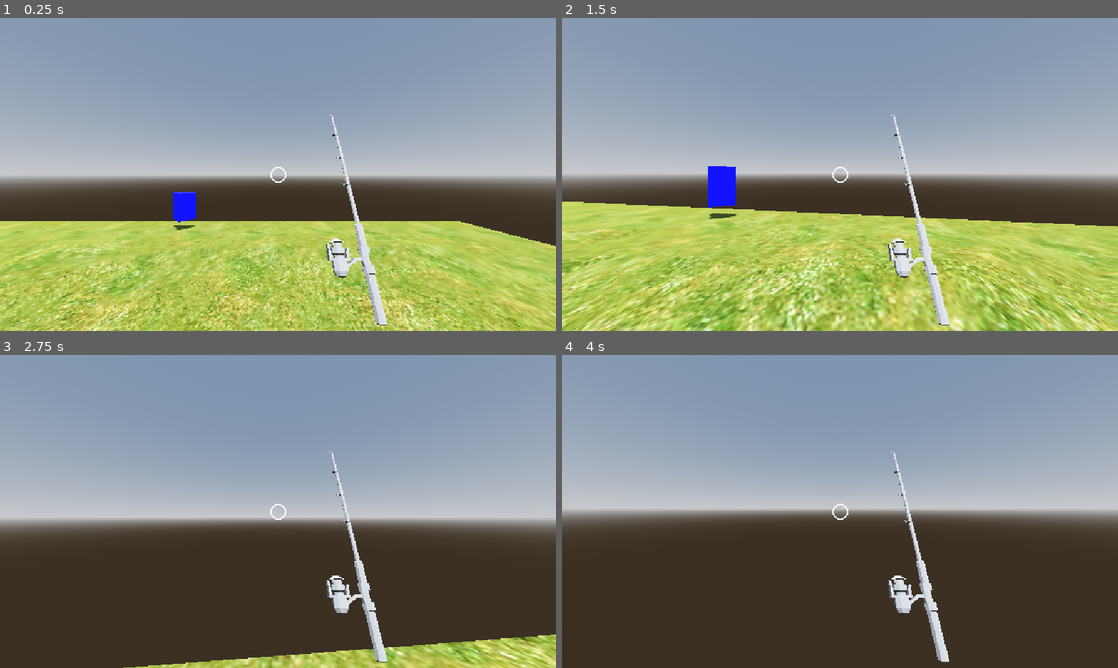
Above: before the commit, frames 1-4 (two rows, left to right).
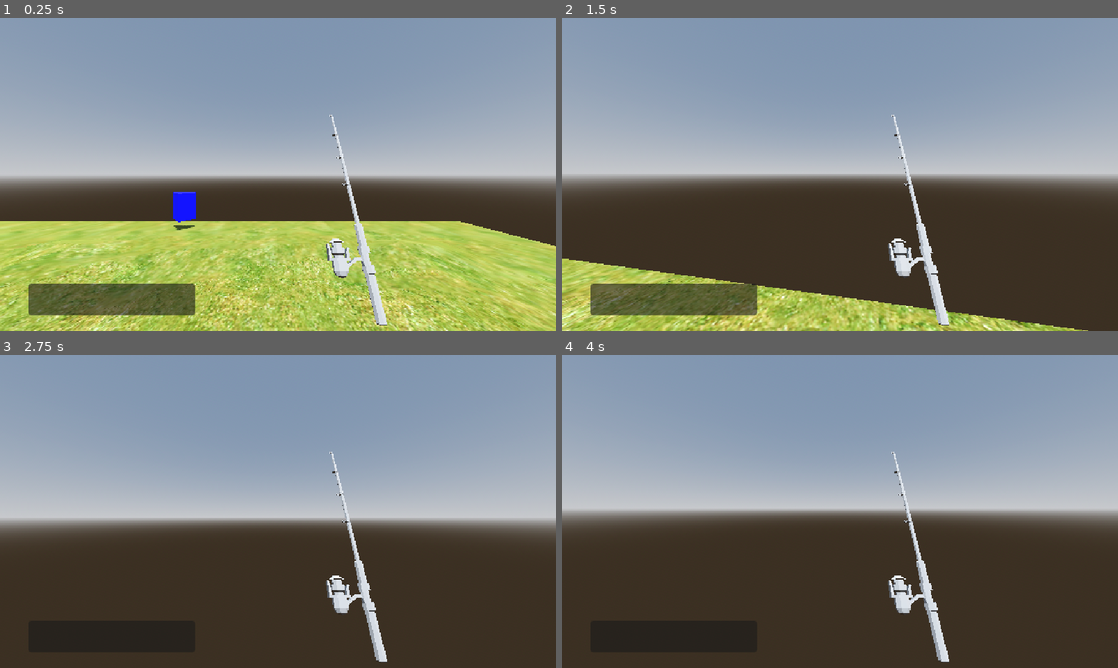
Above: after the commit, the same moments.

Repository: Spacebear9/fishing-project
Game: Godot game, scene res://scenes/script_test.tscn
The game is run twice, just before and just after one commit, with the same random seed, the same clock (stepped at 60 frames per second) and the same inputs.
Inputs (mouse positions are in pixels of both pictures, inside the frame that each line leads up to):
- Up to frame 1 (0.25 s): no input
- Up to frame 2 (1.5 s): move the mouse to (867, 174) at 0.52 s; hold W (movement_forward) from 0.53 s (still down); tap Space (movement_jump) at 0.6, 0.77, 1.07 s; move the mouse to (812, 174) at 1.27 s; click (812, 174) at 1.35 s
- Up to frame 3 (2.75 s): keep holding W (movement_forward); tap Space (movement_jump) at 1.52, 1.55, 1.82, 2.1 s; move the mouse to (289, 505) at 2.02 s
- Up to frame 4 (4 s): keep holding W (movement_forward); move the mouse to (834, 517) at 2.77 s; click (834, 517) at 2.85 s; tap Space (movement_jump) at 3.02, 3.05, 3.32, 3.6, 3.77 s; tap Enter at 3.5 s; move the mouse to (878, 514) at 3.52 s

The runs differ from the first frame. In frame 1, 3.1% of the frame differs, in the area x 5-52%, y 47-96%; in frame 2, 34%, in the area x 0-100%, y 47-100%; in frame 3, 4.1%; in frame 4, less than 0.1%.
Error in both runs: Attempt to call function 'get_node' in base 'null instance' on a null instance. (res://scenes/rod/rod.gd:21)

Commit message:
hotbar ui started
added a ui for the hotbar and can now select with number keys

Diff:
--- /dev/null
+++ b/misc scripts/inventory_item.gd
@@ -0,0 +1,2 @@
+extends MeshInstance3D
+class_name InventoryItem
--- a/project.godot
+++ b/project.godot
@@ -73,6 +73,36 @@
 "events": [Object(InputEventMouseButton,"resource_local_to_scene":false,"resource_name":"","device":-1,"window_id":0,"a …(259 unchanged characters)…
 ]
 }
+inventory_1={
+"deadzone": 0.5,
+"events": [Object(InputEventKey,"resource_local_to_scene":false,"resource_name":"","device":-1,"window_id":0,"alt_pressed":false,"shift_pressed":false,"ctrl_pressed":false,"meta_pressed":false,"pressed":false,"keycode":0,"physical_keycode":49,"key_label":0,"unicode":49,"echo":false,"script":null)
+, Object(InputEventKey,"resource_local_to_scene":false,"resource_name":"","device":-1,"window_id":0,"alt_pressed":false,"shift_pressed":false,"ctrl_pressed":false,"meta_pressed":false,"pressed":false,"keycode":0,"physical_keycode":4194439,"key_label":0,"unicode":0,"echo":false,"script":null)
+]
+}
+inventory_2={
+"deadzone": 0.5,
+"events": [Object(InputEventKey,"resource_local_to_scene":false,"resource_name":"","device":-1,"window_id":0,"alt_pressed":false,"shift_pressed":false,"ctrl_pressed":false,"meta_pressed":false,"pressed":false,"keycode":0,"physical_keycode":50,"key_label":0,"unicode":50,"echo":false,"script":null)
+, Object(InputEventKey,"resource_local_to_scene":false,"resource_name":"","device":-1,"window_id":0,"alt_pressed":false,"shift_pressed":false,"ctrl_pressed":false,"meta_pressed":false,"pressed":false,"keycode":0,"physical_keycode":4194440,"key_label":0,"unicode":50,"echo":false,"script":null)
+]
+}
+inventory_3={
+"deadzone": 0.5,
+"events": [Object(InputEventKey,"resource_local_to_scene":false,"resource_name":"","device":-1,"window_id":0,"alt_pressed":false,"shift_pressed":false,"ctrl_pressed":false,"meta_pressed":false,"pressed":false,"keycode":0,"physical_keycode":51,"key_label":0,"unicode":51,"echo":false,"script":null)
+, Object(InputEventKey,"resource_local_to_scene":false,"resource_name":"","device":-1,"window_id":0,"alt_pressed":false,"shift_pressed":false,"ctrl_pressed":false,"meta_pressed":false,"pressed":false,"keycode":0,"physical_keycode":4194441,"key_label":0,"unicode":51,"echo":false,"script":null)
+]
+}
+inventory_4={
+"deadzone": 0.5,
+"events": [Object(InputEventKey,"resource_local_to_scene":false,"resource_name":"","device":-1,"window_id":0,"alt_pressed":false,"shift_pressed":false,"ctrl_pressed":false,"meta_pressed":false,"pressed":false,"keycode":0,"physical_keycode":52,"key_label":0,"unicode":52,"echo":false,"script":null)
+, Object(InputEventKey,"resource_local_to_scene":false,"resource_name":"","device":-1,"window_id":0,"alt_pressed":false,"shift_pressed":false,"ctrl_pressed":false,"meta_pressed":false,"pressed":false,"keycode":0,"physical_keycode":4194442,"key_label":0,"unicode":52,"echo":false,"script":null)
+]
+}
+inventory_5={
+"deadzone": 0.5,
+"events": [Object(InputEventKey,"resource_local_to_scene":false,"resource_name":"","device":-1,"window_id":0,"alt_pressed":false,"shift_pressed":false,"ctrl_pressed":false,"meta_pressed":false,"pressed":false,"keycode":0,"physical_keycode":53,"key_label":0,"unicode":53,"echo":false,"script":null)
+, Object(InputEventKey,"resource_local_to_scene":false,"resource_name":"","device":-1,"window_id":0,"alt_pressed":false,"shift_pressed":false,"ctrl_pressed":false,"meta_pressed":false,"pressed":false,"keycode":0,"physical_keycode":4194443,"key_label":0,"unicode":53,"echo":false,"script":null)
+]
+}
 
 [rendering]
 
--- a/scenes/fish/bass/bass.tscn
+++ b/scenes/fish/bass/bass.tscn
@@ -1,8 +1,9 @@
-[gd_scene load_steps=5 format=3 uid="uid://cetq5vqqfalmj"]
+[gd_scene load_steps=6 format=3 uid="uid://cetq5vqqfalmj"]
 
 [ext_resource type="ArrayMesh" uid="uid://iboklj1suao5" path="res://scenes/fish/bass/bass.obj" id="1_yi38g"]
 [ext_resource type="Texture2D" uid="uid://dhn06q0f0gpas" path="res://scenes/fish/bass/bass.png" id="2_ggkqx"]
 [ext_resource type="Script" path="res://scenes/fish/bass/bass.gd" id="3_8gu0h"]
+[ext_resource type="PackedScene" uid="uid://bra47l4sjny05" path="res://scenes/fish/bass/basstexture.tscn" id="4_r0nlo"]
 
 [sub_resource type="StandardMaterial3D" id="StandardMaterial3D_bchrx"]
 albedo_texture = ExtResource("2_ggkqx")
@@ -14,6 +15,7 @@
 mesh = ExtResource("1_yi38g")
 surface_material_override/0 = SubResource("StandardMaterial3D_bchrx")
 script = ExtResource("3_8gu0h")
+inv_texture = ExtResource("4_r0nlo")
 
 [node name="AnimationPlayer" type="AnimationPlayer" parent="."]
 
--- a/scenes/fish/bass/bass2/bass2.tscn
+++ b/scenes/fish/bass/bass2/bass2.tscn
@@ -1,8 +1,9 @@
-[gd_scene load_steps=5 format=3 uid="uid://c34sna62xkch6"]
+[gd_scene load_steps=6 format=3 uid="uid://c34sna62xkch6"]
 
 [ext_resource type="ArrayMesh" uid="uid://iboklj1suao5" path="res://scenes/fish/bass/bass.obj" id="1_i0k6h"]
 [ext_resource type="Texture2D" uid="uid://dhn06q0f0gpas" path="res://scenes/fish/bass/bass.png" id="2_ah64p"]
 [ext_resource type="Script" path="res://scenes/fish/bass/bass2/bass2.gd" id="3_wwn22"]
+[ext_resource type="PackedScene" uid="uid://bra47l4sjny05" path="res://scenes/fish/bass/basstexture.tscn" id="4_txju2"]
 
 [sub_resource type="StandardMaterial3D" id="StandardMaterial3D_bchrx"]
 albedo_color = Color(1, 0, 0, 1)
@@ -15,6 +16,7 @@
 mesh = ExtResource("1_i0k6h")
 surface_material_override/0 = SubResource("StandardMaterial3D_bchrx")
 script = ExtResource("3_wwn22")
+inv_texture = ExtResource("4_txju2")
 
 [node name="AnimationPlayer" type="AnimationPlayer" parent="."]
 
--- a/scenes/fish/fish.gd
+++ b/scenes/fish/fish.gd
@@ -1,4 +1,4 @@
-extends MeshInstance3D
+extends InventoryItem
 class_name Fish
 
 var camera: Camera3D
--- a/scenes/maps/t_stage/t_stage.tscn
+++ b/scenes/maps/t_stage/t_stage.tscn
@@ -20,14 +20,14 @@
 backface_collision = true
 
 [sub_resource type="BoxMesh" id="BoxMesh_2yiha"]
-size = Vector3(3, 3, 3)
+size = Vector3(6, 6, 6)
 
 [sub_resource type="StandardMaterial3D" id="StandardMaterial3D_xl4e5"]
 diffuse_mode = 1
 albedo_color = Color(0, 0, 0, 1)
 
 [sub_resource type="BoxShape3D" id="BoxShape3D_m7a52"]
-size = Vector3(3, 3, 3)
+size = Vector3(6, 6, 6)
 
 [sub_resource type="PrismMesh" id="PrismMesh_43sio"]
 
@@ -101,7 +101,7 @@
 [node name="platforms" type="Node" parent="."]
 
 [node name="MeshInstance3D" type="MeshInstance3D" parent="platforms"]
-transform = Transform3D(1, 0, 0, 0, 1, 0, 0, 0, 1, -34.4268, 1.03951, -14.9499)
+transform = Transform3D(1, 0, 0, 0, 1, 0, 0, 0, 1, -34.4268, 7.342, -14.9499)
 mesh = SubResource("BoxMesh_2yiha")
 surface_material_override/0 = SubResource("StandardMaterial3D_xl4e5")
 
--- /dev/null
+++ b/scenes/player/hotbar.gd
@@ -0,0 +1,26 @@
+extends HBoxContainer
+
+var inv_get: PlayerInventory
+func _ready():
+	inv_get = auto.player.get_node("Camera3D").get_node("inventory")
+	_set_hotbar()
+
+
+# Called every frame. 'delta' is the elapsed time since the previous frame.
+func _process(delta):
+	pass
+
+func _set_hotbar():
+	for child in get_children():
+		child.queue_free()
+	for slot:int in inv_get.inventory.size():
+		print(inv_get.selected)
+		var label = Label.new()
+		label.text = str(slot+1)
+		label.label_settings = LabelSettings.new()
+		if slot == inv_get.selected:
+			label.label_settings.font_color = Color.RED
+		add_child(label)
+
+func _on_inventory_inv_changed():
+	_set_hotbar()
--- a/scenes/player/inventory.gd
+++ b/scenes/player/inventory.gd
@@ -1,10 +1,13 @@
 extends Node3D
+class_name PlayerInventory
 
 var inventory = []
 var selected = 0
+var current
+signal inv_changed
 
 func _ready():
-	inventory.append(load("res://scenes/rod.tscn"))
+	inventory.append(load("res://scenes/rod/rod.tscn"))
 	inventory.append(load("res://scenes/fish/bass/bass.tscn"))
 	inventory.append(load("res://scenes/fish/bass/bass2/bass2.tscn"))
 
@@ -14,9 +17,20 @@
 func _process(_delta):
 	if Input.is_action_just_pressed("inventory_next"):
 		selected = (selected+1)%inventory.size()
-		get_child(0).queue_free()
-		add_child(inventory[selected].instantiate())
+		switch_inventory(selected)
 	if Input.is_action_just_pressed("inventory_previous"):
 		selected = (selected-1)%inventory.size()
-		get_child(0).queue_free()
-		add_child(inventory[selected].instantiate())
+		if selected == -1:
+			selected = inventory.size()-1
+		switch_inventory(selected)
+	for i in range(1,5):
+		if Input.is_action_just_pressed("inventory_"+str(i)) && i <= inventory.size():
+			selected = i-1
+			switch_inventory(i-1)
+
+func switch_inventory(slot = 0):
+		for child in get_children():
+			child.queue_free()
+		current = inventory[slot].instantiate()
+		add_child(current)
+		inv_changed.emit()
--- a/scenes/player/player.gd
+++ b/scenes/player/player.gd
@@ -11,13 +11,15 @@
 #movement direction (y should always be zero)
 var move_dir: Vector3
 #base movement speed
-var move_speed = 20
+var move_speed = 50
 #rate of acceleration
-var move_accel = 1
+var move_accel = 2
 #camera strafe roll strength
 var strafe_factor = .07
-#y velocity (GET RID OF)
-var ys
+#jump strength
+const jump_strength = 30
+
+var xz_vel: Vector3
 
 func _ready():
 	#capture mouse
@@ -36,7 +38,7 @@
 
 	#get jump input
 	if Input.is_action_just_pressed("movement_jump") && is_on_floor():
-		velocity.y += 30
+		velocity.y += jump_strength+(xz_vel.length()/10)
 
 	#camera roll when strafing
 	camera.rotation.z = move_toward(camera.rotation.z,sign(-move_dir.x)*strafe_factor,.02)
@@ -45,11 +47,10 @@
 	if !is_on_floor():
 		velocity.y -= auto.gravity
 
-	ys = velocity.y
-	velocity.y = 0
-	velocity = velocity.move_toward(global_transform.basis*move_dir*move_speed,3)
-	velocity.y = ys
 
+	xz_vel = xz_vel.move_toward(global_transform.basis*move_dir*move_speed,move_accel)
+	#print(xz_vel.length())
+	velocity = Vector3(xz_vel.x,velocity.y,xz_vel.z)
 
 
 	move_and_slide()
--- a/scenes/player/player.tscn
+++ b/scenes/player/player.tscn
@@ -1,8 +1,9 @@
-[gd_scene load_steps=6 format=3 uid="uid://iddn68oqxoub"]
+[gd_scene load_steps=7 format=3 uid="uid://iddn68oqxoub"]
 
 [ext_resource type="Script" path="res://scenes/player/player.gd" id="1_qgp6a"]
 [ext_resource type="Script" path="res://scenes/player/inventory.gd" id="3_elx3b"]
 [ext_resource type="Texture2D" uid="uid://b03smyw2q6qtw" path="res://misc textures/crosshair.png" id="3_fd3r2"]
+[ext_resource type="Script" path="res://scenes/player/hotbar.gd" id="4_jyruq"]
 
 [sub_resource type="CapsuleMesh" id="CapsuleMesh_jt5y5"]
 
@@ -46,16 +47,43 @@
 cull_mask = 1047554
 fov = 90.0
 
-[node name="CanvasLayer" type="CanvasLayer" parent="."]
+[node name="Panel" type="Panel" parent="."]
+anchors_preset = -1
+anchor_left = 0.05
+anchor_top = 0.85
+anchor_right = 0.35
+anchor_bottom = 0.95
+grow_horizontal = 2
+grow_vertical = 2
 
-[node name="CenterContainer" type="CenterContainer" parent="CanvasLayer"]
+[node name="CenterContainer" type="CenterContainer" parent="Panel"]
+layout_mode = 1
 anchors_preset = 15
 anchor_right = 1.0
 anchor_bottom = 1.0
 grow_horizontal = 2
 grow_vertical = 2
 
-[node name="TextureRect" type="TextureRect" parent="CanvasLayer/CenterContainer"]
+[node name="HBoxContainer" type="HBoxContainer" parent="Panel/CenterContainer"]
+layout_mode = 2
+script = ExtResource("4_jyruq")
+
+[node name="Label" type="Label" parent="Panel/CenterContainer/HBoxContainer"]
+layout_mode = 2
+
+[node name="CenterContainer" type="CenterContainer" parent="."]
+visible = false
+anchors_preset = 15
+anchor_right = 1.0
+anchor_bottom = 1.0
+grow_horizontal = 2
+grow_vertical = 2
+
+[node name="TextureRect" type="TextureRect" parent="CenterContainer"]
 texture_filter = 2
 layout_mode = 2
 texture = ExtResource("3_fd3r2")
+
+[node name="CanvasLayer" type="CanvasLayer" parent="."]
+
+[connection signal="inv_changed" from="Camera3D/inventory" to="Panel/CenterContainer/HBoxContainer" method="_on_inventory_inv_changed"]
--- a/scenes/rod/rod.gd
+++ b/scenes/rod/rod.gd
@@ -1,4 +1,4 @@
-extends MeshInstance3D
+extends InventoryItem
 
 var camera: Camera3D
 var anim: AnimationPlayer
--- a/scenes/rod.tscn
+++ b/scenes/rod/rod.tscn
@@ -1,7 +1,8 @@
-[gd_scene load_steps=8 format=3 uid="uid://bjdm7yfo4b8ph"]
+[gd_scene load_steps=9 format=3 uid="uid://bjdm7yfo4b8ph"]
 
 [ext_resource type="ArrayMesh" uid="uid://bfdxji8028m8n" path="res://scenes/rod/rod_1.obj" id="1_upim7"]
 [ext_resource type="Script" path="res://scenes/rod/rod.gd" id="2_pd4ym"]
+[ext_resource type="PackedScene" uid="uid://bra47l4sjny05" path="res://scenes/fish/bass/basstexture.tscn" id="3_3oftk"]
 
 [sub_resource type="Animation" id="Animation_mid5h"]
 tracks/0/type = "value"
@@ -78,6 +79,7 @@
 layers = 2
 mesh = ExtResource("1_upim7")
 script = ExtResource("2_pd4ym")
+inv_texture = ExtResource("3_3oftk")
 
 [node name="cast_point" type="Node3D" parent="."]
 transform = Transform3D(1, 1.03029e-13, 1.42109e-14, -8.17124e-14, 1, -2.98023e-08, 4.9738e-14, 2.98023e-08, 1, 0.462241, 39.6794, 0.0380278)
